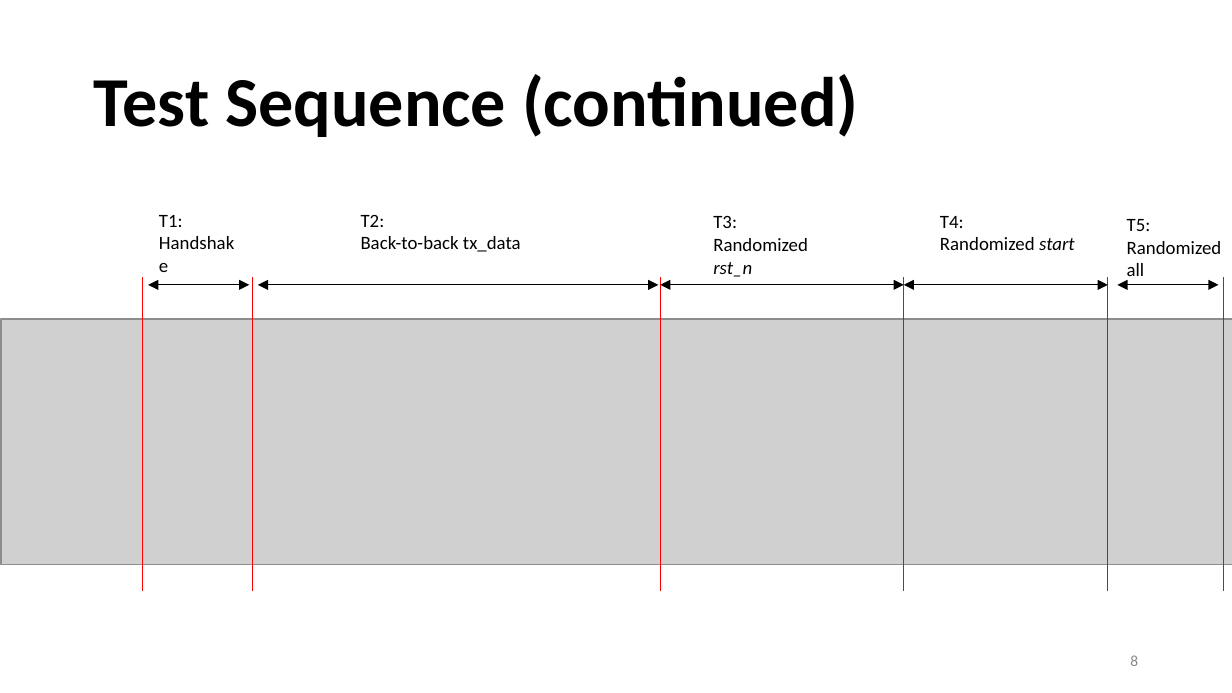
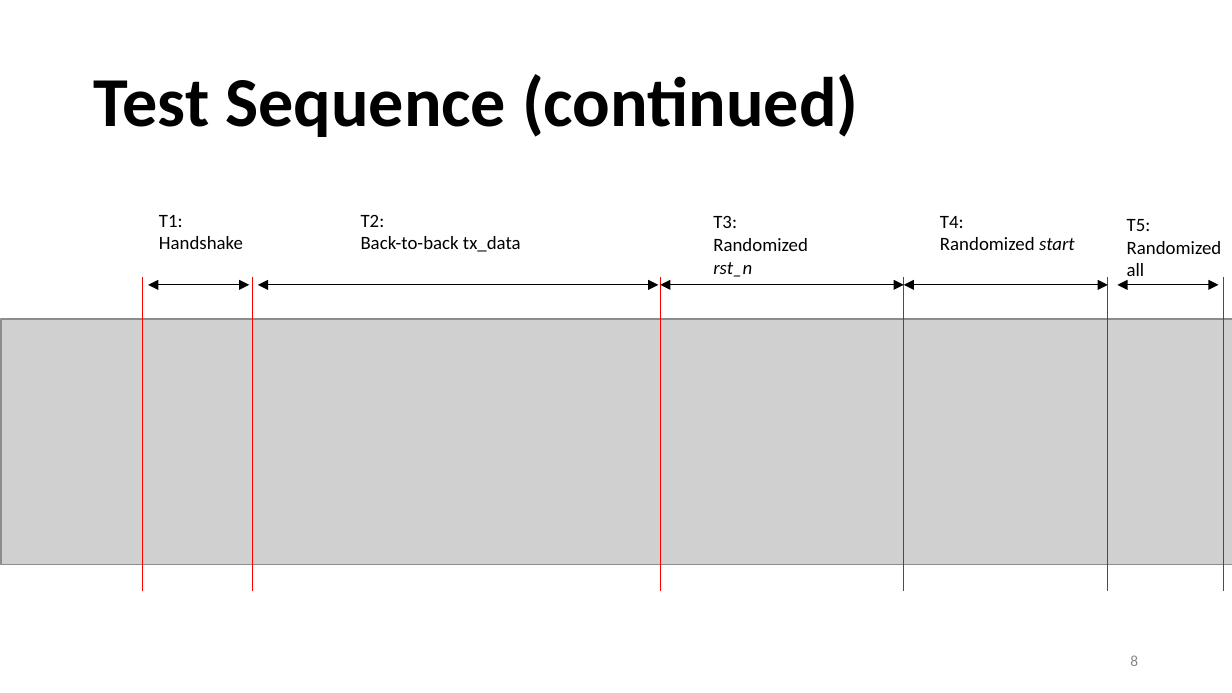
Before and after one commit to yongyw123/spi_uvm, a slide deck: slide 8 of doc/slide.pptx. Drawn at 1232x693 pixels with LibreOffice and Linux fonts; fonts in the diff are those of the drawing; grey boxes stand for pictures. Boxes give left, top, right and bottom in pixels: in the first picture for what was removed or moved away, otherwise in the second. Text is boxed around its words. In the diff, an @@ line names an element or a change of style, - is before the commit and + after.

```diff
--- a/doc/slide.pptx
+++ b/doc/slide.pptx
@@ text "T1: Handshake" rewrapped from [159,215,183,227] to [159,215,243,249] @@
```
Also in this commit, not shown: 10 other slides changed, 4 slides added.
